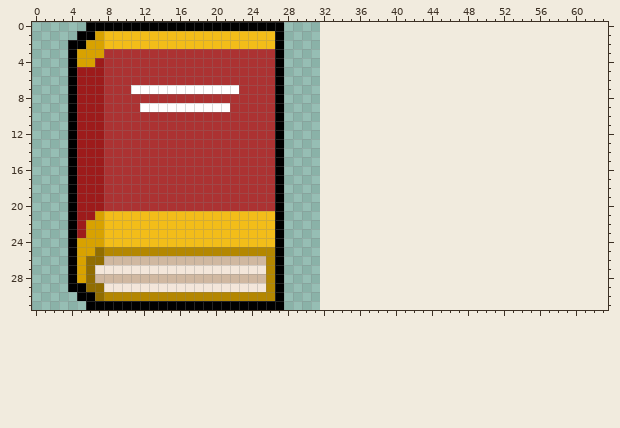
Edited in one commit: pixel-art file (aseprite/goal.aseprite). This is how it looked before the edit.
32x32 pixels, 1 frame. The old version is drawn lined up with the new one, on the new canvas.
New version:
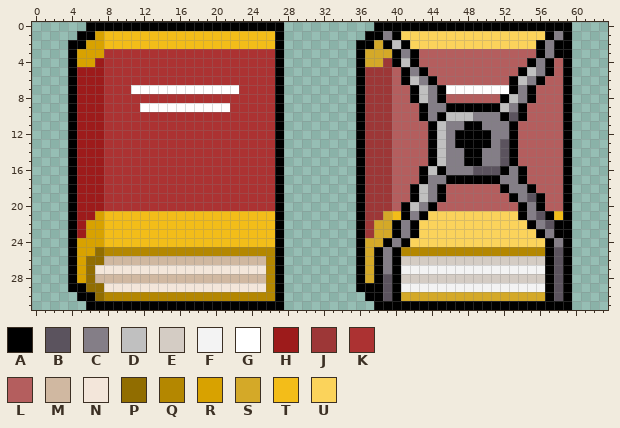
Palette (. is transparent): A #000000  B #5b535e  C #847e87  D #c0c0c0  E #d4ccc4  F #f3f3f3  G #ffffff  H #9d1b1b  J #9d3737  K #ac3232  L #b45e5e  M #d0b8a1  N #f3e6da  P #916d00  Q #b48700  R #d8a200  S #d4a928  T #f3bd19  U #fbd35b
Changes in this commit:
canvas 32x32 -> 64x32
@@ x 34..61 @@
- 0 ............................
- 1 ............................
- 2 ............................
- 3 ............................
- 4 ............................
- 5 ............................
- 6 ............................
- 7 ............................
- 8 ............................
- 9 ............................
-10 ............................
-11 ............................
-12 ............................
-13 ............................
-14 ............................
-15 ............................
-16 ............................
-17 ............................
-18 ............................
-19 ............................
-20 ............................
-21 ............................
-22 ............................
-23 ............................
-24 ............................
-25 ............................
-26 ............................
-27 ............................
-28 ............................
-29 ............................
-30 ............................
-31 ............................
+ 0 ....AAAAAAAAAAAAAAAAAAAAAA..
+ 1 ...AACAUUUUUUUUUUUUUUUUACA..
+ 2 ..AASADAUUUUUUUUUUUUUUACAA..
+ 3 ..ASSSACALLLLLLLLLLLLLACAA..
+ 4 ..ASSJADALLLLLLLLLLLLACALA..
+ 5 ..AJJJLACALLLLLLLLLLADCALA..
+ 6 ..AJJJLADCALLLLLLLLADCALLA..
+ 7 ..AJJJLLADCAGGGGGGGACALLLA..
+ 8 ..AJJJLLADCALLLLLLADCALLLA..
+ 9 ..AJJJLLLACCAAAAAADCALLLLA..
+10 ..AJJJLLLACADDDCCCABALLLLA..
+11 ..AJJJLLLLADCCAACCCALLLLLA..
+12 ..AJJJLLLLADCAAAACCALLLLLA..
+13 ..AJJJLLLLADCAAAACBALLLLLA..
+14 ..AJJJLLLLADCCAACCBALLLLLA..
+15 ..AJJJLLLLADCCAACCBALLLLLA..
+16 ..AJJJLLLADACCCBBBACALLLLA..
+17 ..AJJJLLLACCAAAAAACCALLLLA..
+18 ..AJJJLLADCALLLLLLACCALLLA..
+19 ..AJJJLLADCALLLLLLLACBALLA..
+20 ..AJJJLADCALLLLLLLLLACALLA..
+21 ..AJJSTACAUUUUUUUUUUACBATA..
+22 ..AJSSACAUUUUUUUUUUUUACBAA..
+23 ..AJSSACAUUUUUUUUUUUUUACAA..
+24 ..ASSACAUUUUUUUUUUUUUUUACA..
+25 ..ASACAQQQQQQQQQQQQQQQQABA..
+26 ..ASACAEEEEEEEEEEEEEEEEABA..
+27 ..ASACAFFFFFFFFFFFFFFFFABA..
+28 ..ASABAEEEEEEEEEEEEEEEEABA..
+29 ..AAABAFFFFFFFFFFFFFFFFABA..
+30 ...AABASSSSSSSSSSSSSSSSABA..
+31 ....AAAAAAAAAAAAAAAAAAAAAA..
Where, in picture pixels (left, top, right, bottom), the same in both pictures:
added: (356, 22, 572, 310)
